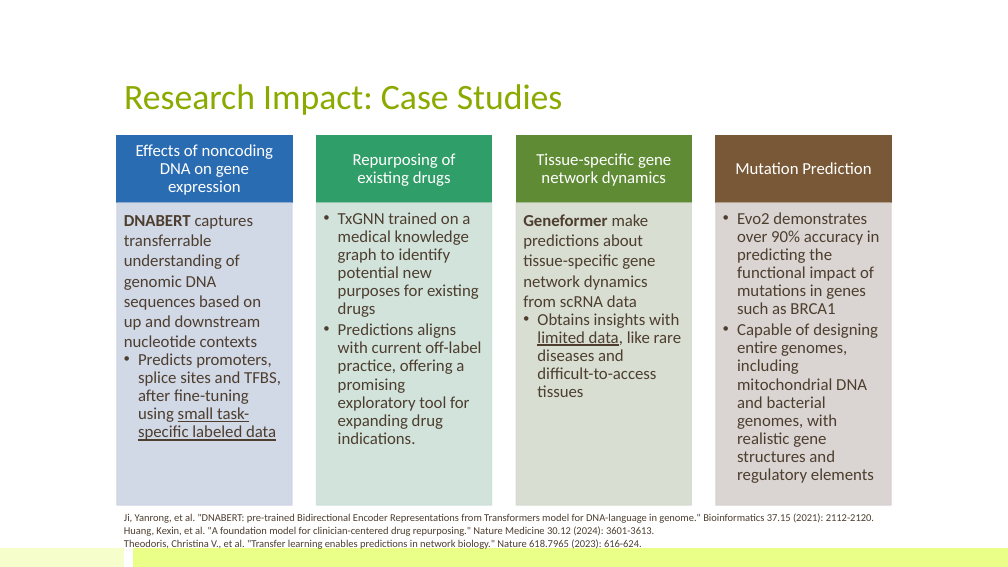
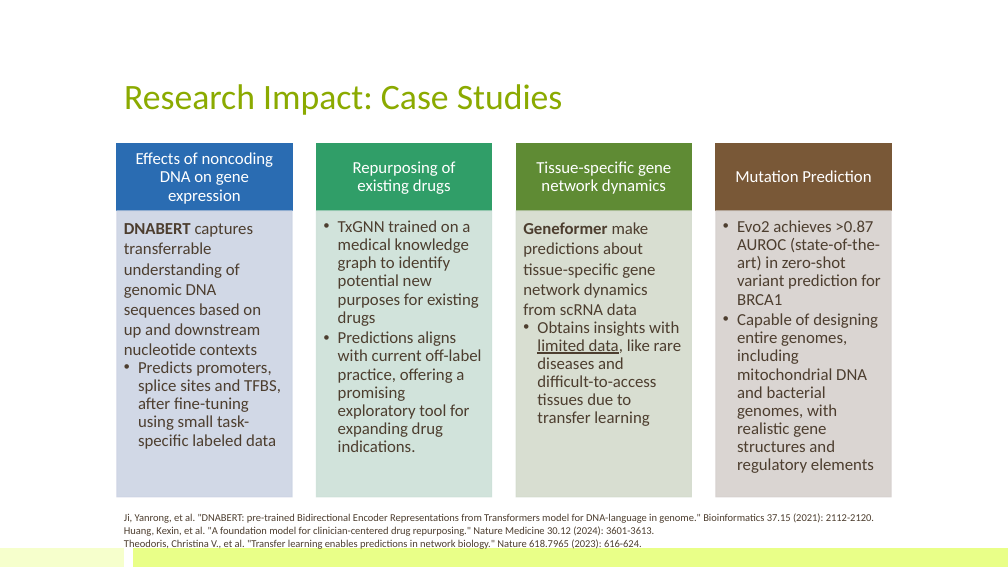
Before and after one commit to bioinfo-kaust/gfm-workshop, a slide deck: slide 17 of lecture_slides/1.day1_before_lunch/lecture_1a_intro_gfm.pptx. Drawn at 1008x567 pixels with LibreOffice and Linux fonts; fonts in the diff are those of the drawing. Boxes give left, top, right and bottom in pixels: in the first picture for what was removed or moved away, otherwise in the second. Text is boxed around its words. In the diff, an @@ line names an element or a change of style, - is before the commit and + after.

```diff
--- a/lecture_slides/1.day1_before_lunch/lecture_1a_intro_gfm.pptx
+++ b/lecture_slides/1.day1_before_lunch/lecture_1a_intro_gfm.pptx
@@ 4 texts, 4 rectangles: place and size @@
-4 texts, 4 rectangles at (117, 136, 892, 203)
+4 texts, 4 rectangles at (117, 144, 892, 211)
@@ text "DNABERT captures transferrable understanding of ...": place and size @@
-text "DNABERT captures transferrable understanding of ..." at (124, 215, 281, 441)
+text "DNABERT captures transferrable understanding of ..." at (124, 223, 281, 449)
@@ text "DNABERT captures transferrable understanding of ..." at (124, 223, 281, 449): underline off in "small task-specific labeled data" @@
@@ rectangle: place and size @@
-rectangle at (117, 203, 293, 505)
+rectangle at (117, 211, 293, 497)
@@ text "TxGNN trained on a medical ...": place and size @@
-text "TxGNN trained on a medical ..." at (338, 212, 481, 444)
+text "TxGNN trained on a medical ..." at (338, 220, 481, 452)
@@ rectangle: place and size @@
-rectangle at (317, 203, 492, 505)
+rectangle at (317, 211, 492, 497)
@@ rectangle: place and size @@
-rectangle at (516, 203, 692, 505)
+rectangle at (516, 211, 692, 497)
@@ text at (523, 222, 681, 426): text changed @@
-  • Geneformer make predictions about tissue-specific gene network dynamics from scRNA data
-    Obtains insights with limited data, like rare diseases and difficult-to-access tissues
+  • Geneformer make predictions about tissue-specific gene network dynamics from scRNA data
+    Obtains insights with limited data, like rare diseases and difficult-to-access tissues due to transfer learning
@@ rectangle: place and size @@
-rectangle at (716, 203, 892, 505)
+rectangle at (716, 211, 892, 497)
@@ text "Evo2 achieves >0.87 AUROC (state-of-the-art) ...": place and size @@
-text "Evo2 achieves >0.87 AUROC (state-of-the-art) ..." at (737, 212, 880, 483)
+text "Evo2 achieves >0.87 AUROC (state-of-the-art) ..." at (737, 220, 880, 473)
@@ text at (737, 220, 880, 305): text changed @@
-  • Evo2 demonstrates over 90% accuracy in predicting the functional impact of mutations in genes such as BRCA1
+  • Evo2 achieves >0.87 AUROC (state-of-the-art) in zero-shot variant prediction for BRCA1
```
Also in this commit, not shown: 12 other slides changed, 2 other files.
